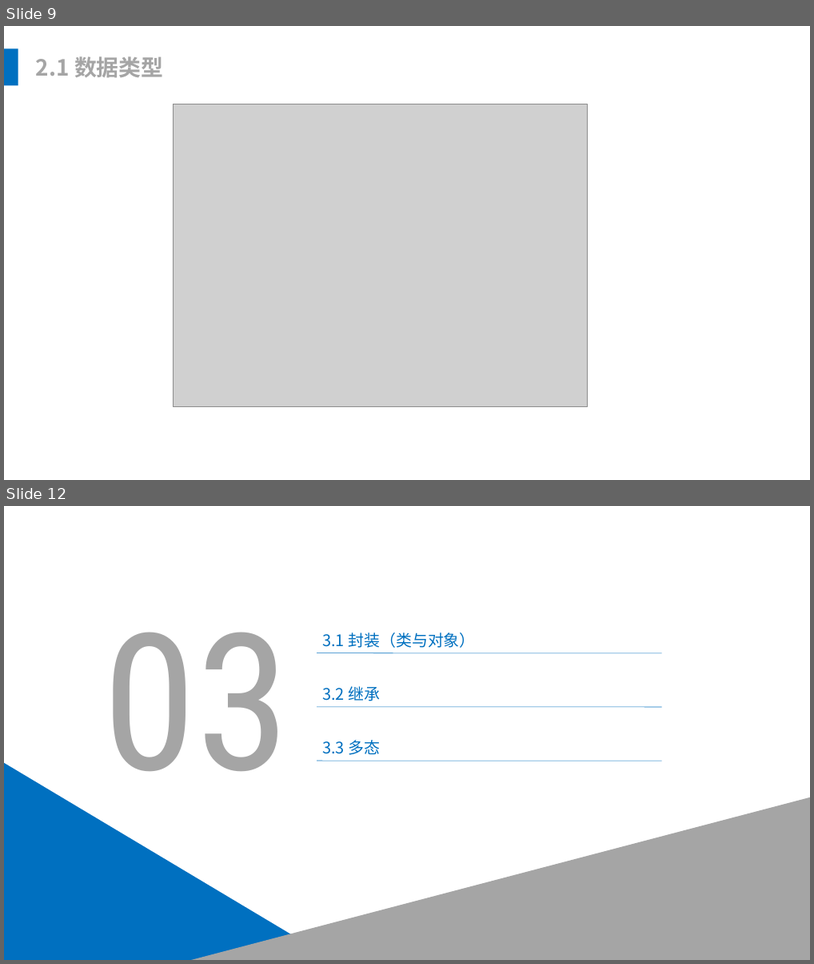
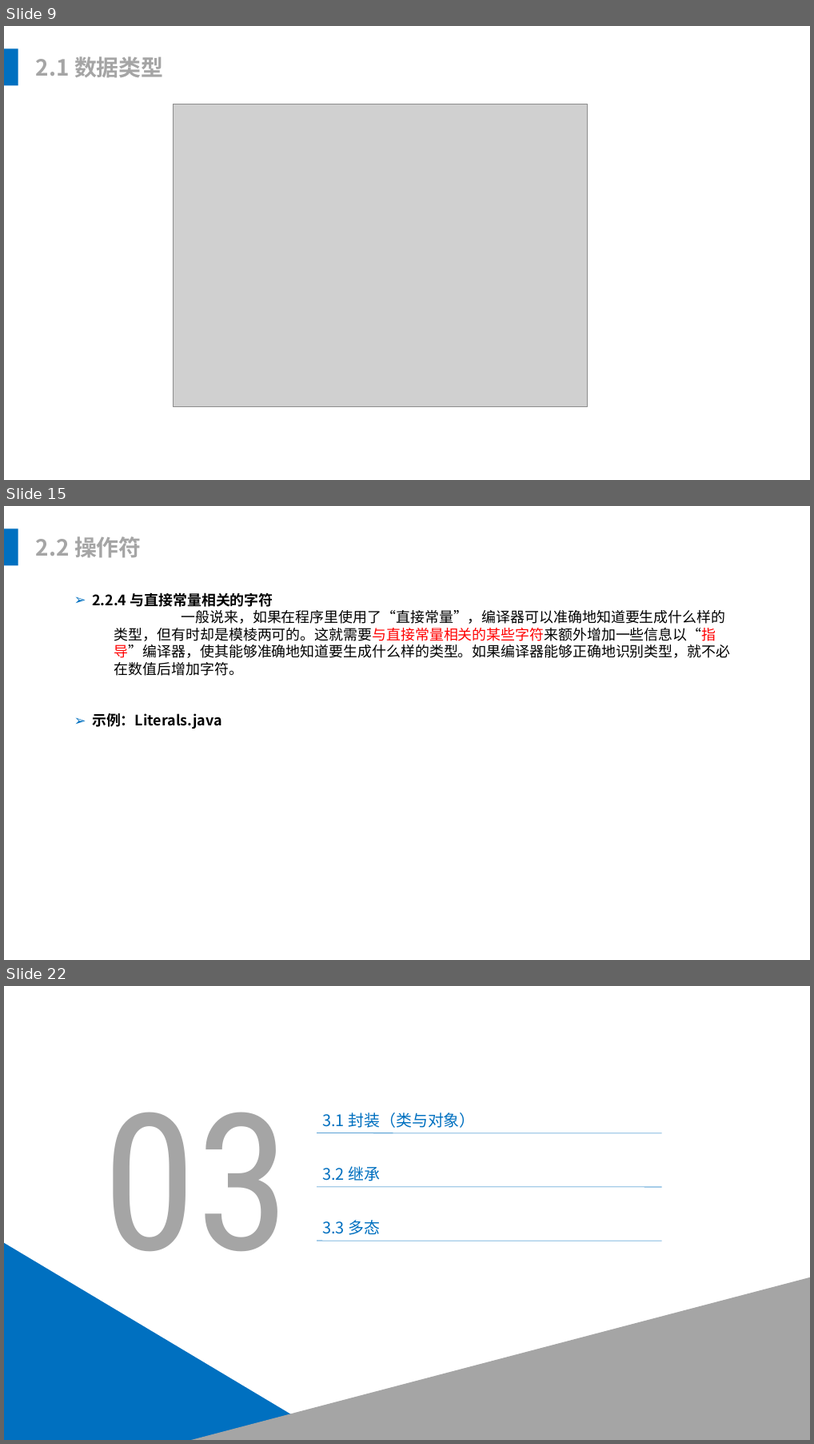
Before and after one commit to leonliu06/JavaTrainning, a slide deck: Java培训.pptx. Shown one above the other, each under a label of ours: slides 9 and 12 before the commit, slides 9, 15 and 22 after it; the slides between them are not shown. The pictures are 814x964 and 814x1444 pixels, drawn with LibreOffice and Linux fonts; fonts in the diff are those of the drawing; grey boxes stand for pictures. Boxes give left, top, right and bottom in pixels: in the first picture for what was removed or moved away, otherwise in the second. Text is boxed around its words. In the diff, an @@ line names an element or a change of style, - is before the commit and + after.

```diff
--- a/Java培训.pptx
+++ b/Java培训.pptx
@@ slide 15 added at bbox=[4, 506, 810, 960], background #FFFFFF @@
@@ rectangle added at bbox=[4, 529, 18, 566], fill #0070C0 @@
@@ text added at bbox=[36, 536, 142, 558], 28 pt, text #A5A5A5, bold @@
+2.2 操作符
@@ text added at bbox=[92, 592, 731, 728], 18 pt, text #000000 @@
+➢ 2.2.4 与直接常量相关的字符
+  一般说来，如果在程序里使用了“直接常量”，编译器可以准确地知道要生成什么样的类型，但有时却是模棱两可的。这就需要与直接常量相关的某些字符来额外增加一些信息以“指导”编译器，使其能够准确地知道要生成什么样的类型。如果编译器能够正确地识别类型，就不必在数值后增加字符。
+➢ 示例：Literals.java
@@ what was slide 12 is now slide 22 @@
```
Also in this commit, not shown: 2 slides changed, 9 other slides added, 1 other file.
